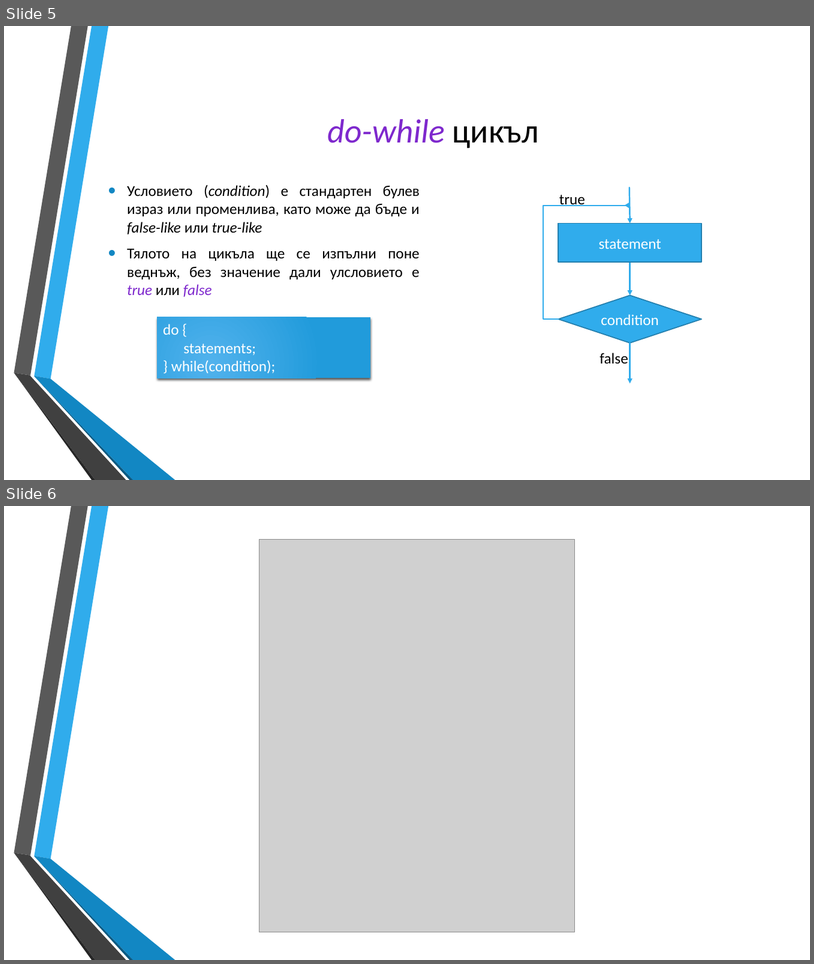
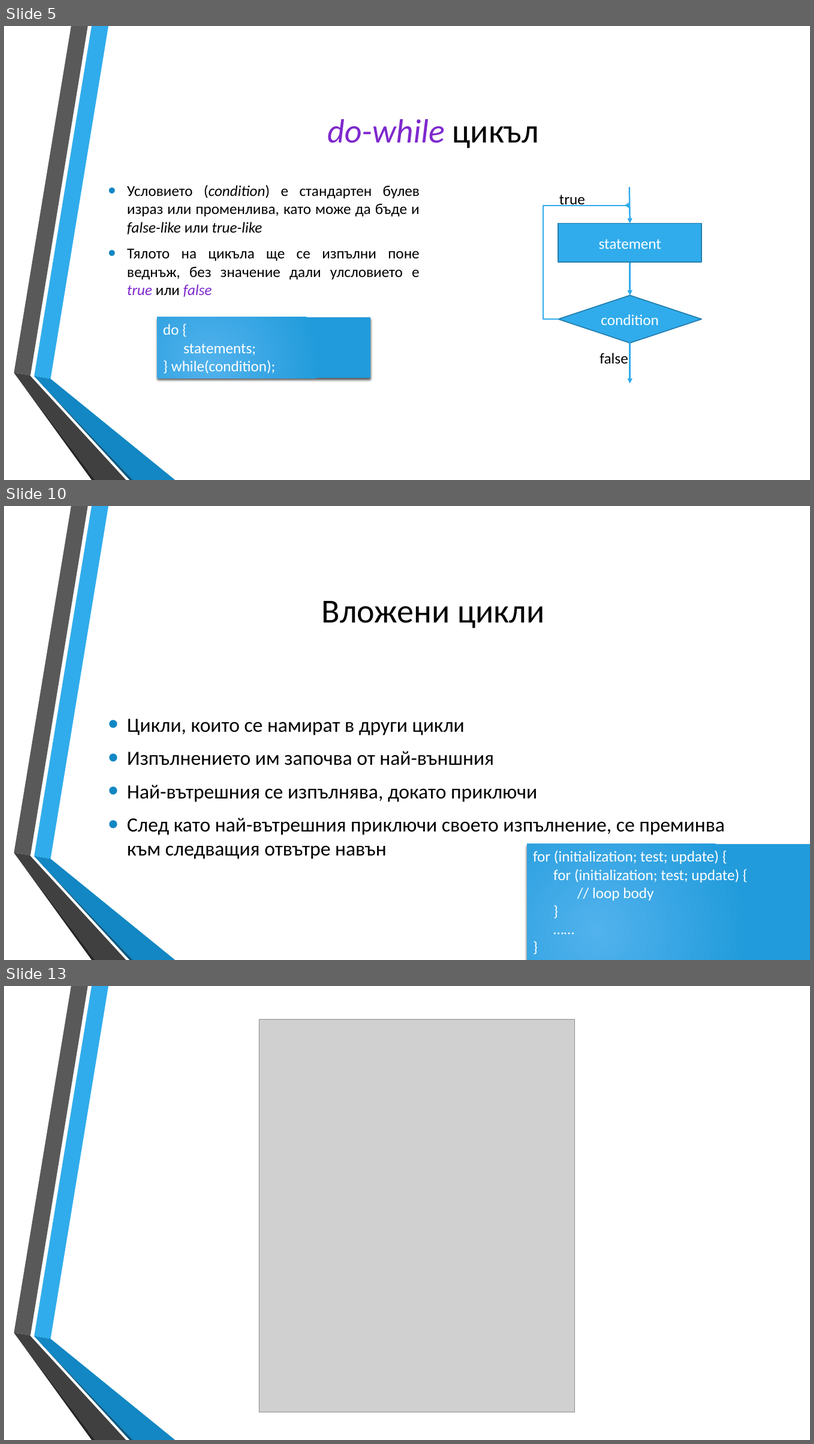
Before and after one commit to dnmitev/IT-Academy, a slide deck: JS Fundamentals/4.Loops/JS-Loops.pptx. Shown one above the other, each under a label of ours: slides 5 and 6 before the commit, slides 5, 10 and 13 after it; the slides between them are not shown. The pictures are 814x964 and 814x1444 pixels, drawn with LibreOffice and Linux fonts; fonts in the diff are those of the drawing; grey boxes stand for pictures; background and template pictures are left out. Boxes give left, top, right and bottom in pixels: in the first picture for what was removed or moved away, otherwise in the second. Text is boxed around its words. In the diff, an @@ line names an element or a change of style, - is before the commit and + after.

```diff
--- a/JS Fundamentals/4.Loops/JS-Loops.pptx
+++ b/JS Fundamentals/4.Loops/JS-Loops.pptx
@@ slide 10 added at bbox=[4, 506, 810, 960], background picture (left out); not listed: 6 template elements that a slide beside it also shows @@
@@ title added at bbox=[322, 601, 545, 628], 40 pt, text #000000 @@
+Вложени цикли
@@ text added at bbox=[127, 718, 725, 859], 24 pt, text #000000 @@
+• Цикли, които се намират в други цикли
+• Изпълнението им започва от най-външния
+• Най-вътрешния се изпълнява, докато приключи
+• След като най-вътрешния приключи своето изпълнение, се преминва към следващия отвътре навън
@@ rectangle added at bbox=[527, 844, 810, 960], fill gradient #51B3ED to #219CDB, 18 pt, text #FFFFFF @@
+for (initialization; test; update) {
+for (initialization; test; update) {
+// loop body
+}
+……
+}
@@ what was slide 6 is now slide 13 @@
```
Also in this commit, not shown: 1 slide changed, 6 other slides added, 5 other files.
